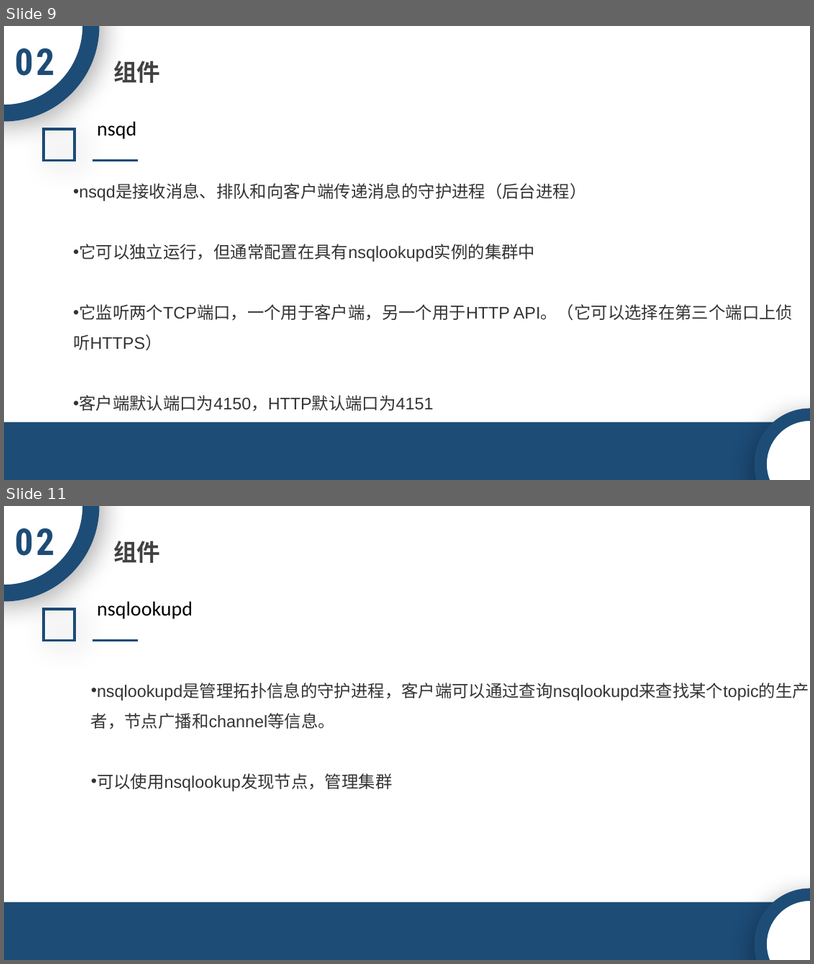
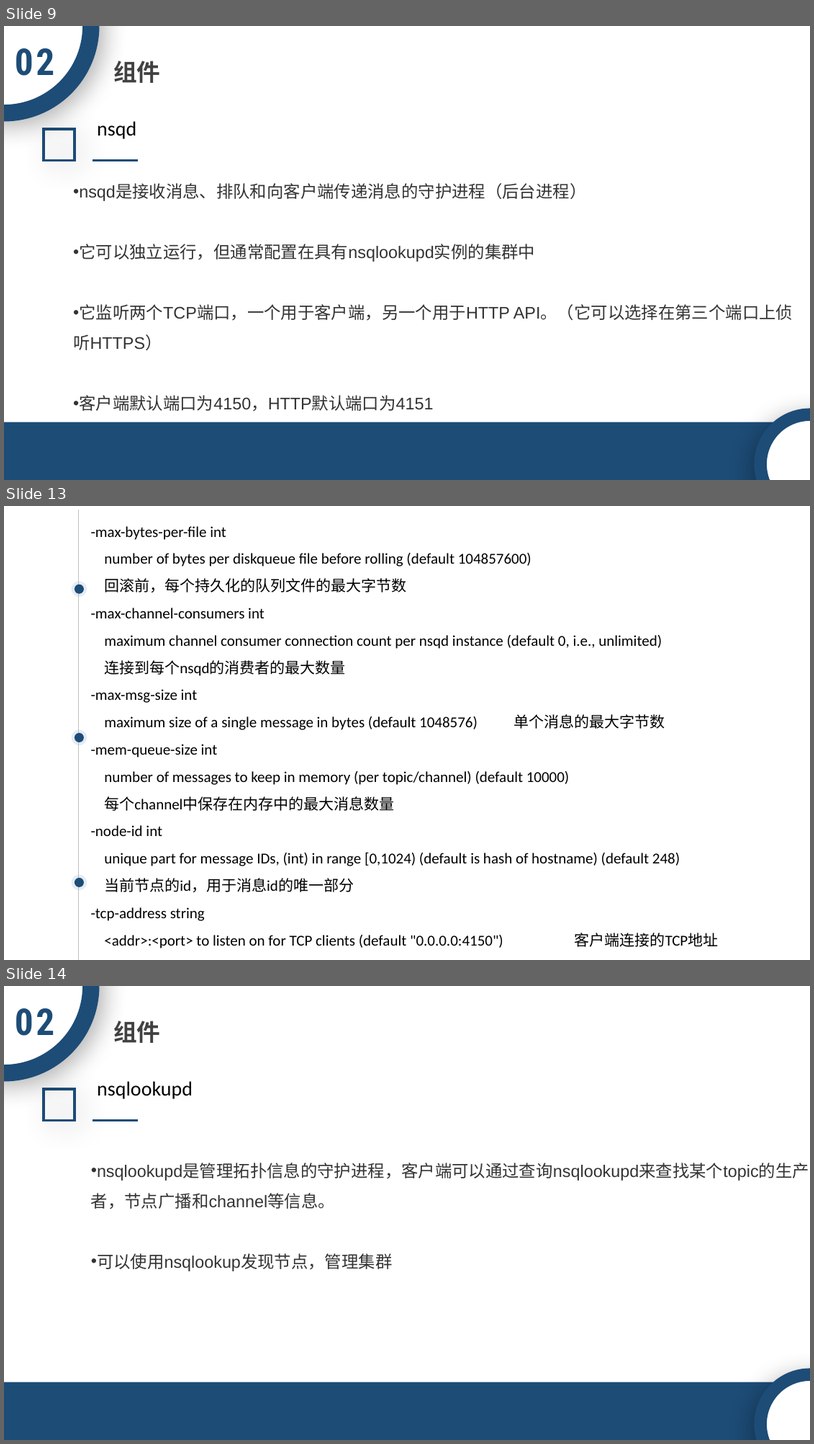
Before and after one commit to ACTSysGroup/Dev-Club, a slide deck: back-end/中间件/NSQ.pptx. Shown one above the other, each under a label of ours: slides 9 and 11 before the commit, slides 9, 13 and 14 after it; the slides between them are not shown. The pictures are 814x964 and 814x1444 pixels, drawn with LibreOffice and Linux fonts; fonts in the diff are those of the drawing; background and template pictures are left out. Boxes give left, top, right and bottom in pixels: in the first picture for what was removed or moved away, otherwise in the second. Text is boxed around its words. In the diff, an @@ line names an element or a change of style, - is before the commit and + after.

```diff
--- a/back-end/中间件/NSQ.pptx
+++ b/back-end/中间件/NSQ.pptx
@@ slide 13 added at (4, 506, 810, 960), background picture (left out) @@
@@ line added from (78, 510) to (78, 960), #BFBFBF 0.5 pt @@
@@ text added at (91, 526, 719, 948), 18 pt, text #000000 @@
+-max-bytes-per-file int
+number of bytes per diskqueue file before rolling (default 104857600)
+回滚前，每个持久化的队列文件的最大字节数
+-max-channel-consumers int
+maximum channel consumer connection count per nsqd instance (default 0, i.e., unlimited)
+连接到每个nsqd的消费者的最大数量
+-max-msg-size int
+maximum size of a single message in bytes (default 1048576) 单个消息的最大字节数
+-mem-queue-size int
+number of messages to keep in memory (per topic/channel) (default 10000)
+每个channel中保存在内存中的最大消息数量
+-node-id int
+unique part for message IDs, (int) in range [0,1024) (default is hash of hostname) (default 248)
+当前节点的id，用于消息id的唯一部分
+-tcp-address string
+<addr>:<port> to listen on for TCP clients (default "0.0.0.0:4150") 客户端连接的TCP地址
@@ ellipse added at (72, 581, 88, 597), fill #9FB8D6 at 26% opacity @@
@@ ellipse added at (75, 584, 85, 594), fill #1D4C77 @@
@@ ellipse added at (72, 730, 88, 746), fill #9FB8D6 at 26% opacity @@
@@ ellipse added at (75, 733, 85, 743), fill #1D4C77 @@
@@ ellipse added at (72, 875, 88, 890), fill #9FB8D6 at 26% opacity @@
@@ ellipse added at (75, 878, 85, 887), fill #1D4C77 @@
@@ what was slide 11 is now slide 14 @@
```
Also in this commit, not shown: 3 other slides added, 1 slide removed.
